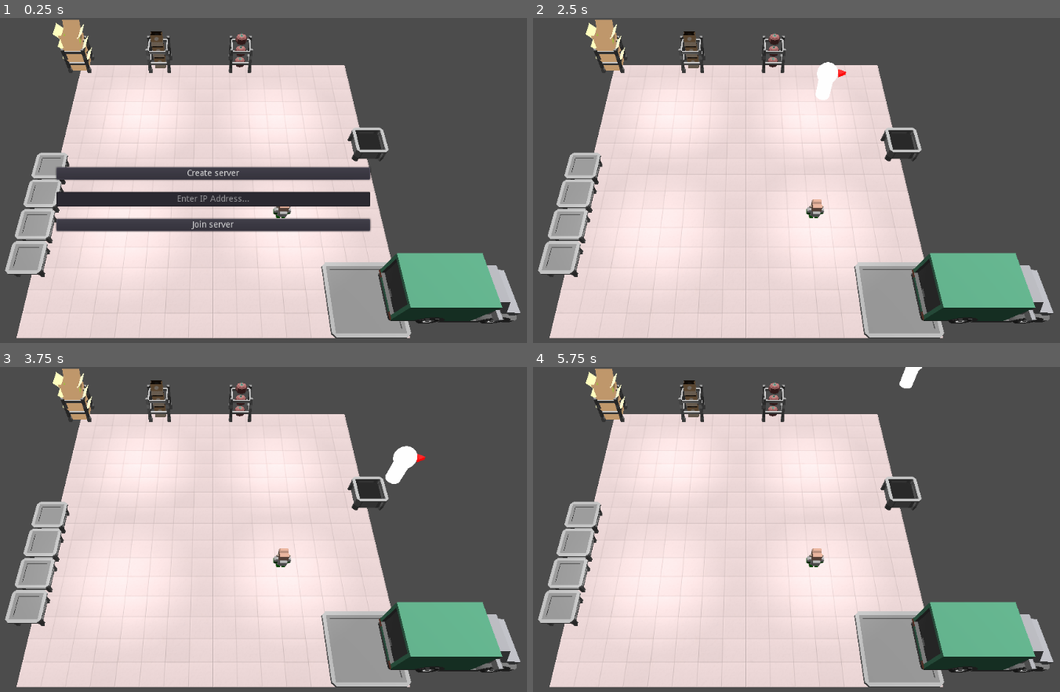
Above: before the commit, frames 1-4 (two rows, left to right).
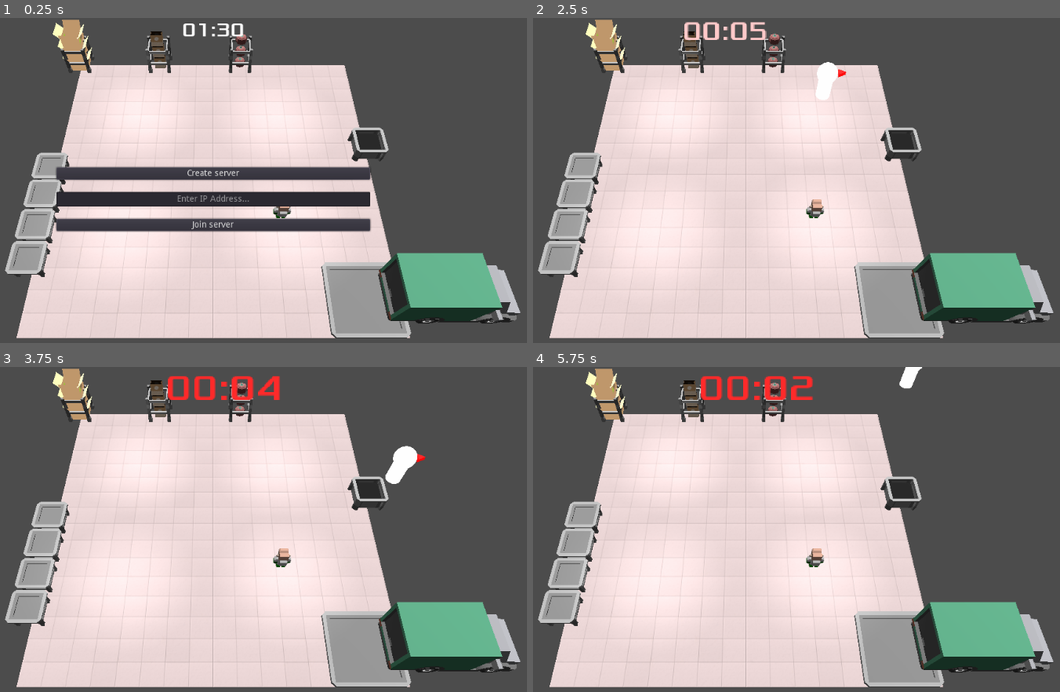
Above: after the commit, the same moments.

Repository: ogilliland/overcooked-warehouse-game
Game: Godot game, scene res://scenes/title_screen.tscn
Two runs of this game, one before a commit and one after it. Both use one fixed random seed, a clock stepped at 60 frames per second and the inputs below.
Inputs (mouse positions are in pixels of both pictures, inside the frame that each line leads up to):
- Up to frame 1 (0.25 s): no input
- Up to frame 2 (2.5 s): click (743, 200) at 0.52 s; type "12" at 0.6 s; click "Create server" at 1.25 s; tap Enter at 2 s; hold D (move_right) from 2.03 s (still down); hold Space (interact) from 2.03 s (still down)
- Up to frame 3 (3.75 s): release D (move_right) at 2.78 s; release Space (interact) at 2.78 s; hold S (move_down) 2.78-3.53 s; tap Space (interact) at 2.85 s; hold D (move_right) from 3.53 s (still down); hold Space (interact) from 3.53 s (still down)
- Up to frame 4 (5.75 s): release D (move_right) at 4.28 s; release Space (interact) at 4.28 s; hold W (move_up) 4.28-5.03 s; tap Space (interact) at 4.35 s; hold A (move_left) from 5.03 s (still down); hold Space (interact) from 5.03 s (still down)

The runs differ from the first frame. In frame 1, 0.2% of the frame differs, in the area x 34-47%, y 1-6%; in frame 2, 0.5%; in frame 3, 0.8%; in frame 4, 0.8%, in the area x 31-54%, y 2-11%.

Commit message:
Add round timer

Diff:
--- /dev/null
+++ b/scenes/hud.tscn
@@ -0,0 +1,7 @@
+[gd_scene load_steps=2 format=2]
+
+[ext_resource path="res://scenes/round_timer.tscn" type="PackedScene" id=1]
+
+[node name="HUD" type="CanvasLayer"]
+
+[node name="RoundTimerLabel" parent="." instance=ExtResource( 1 )]
--- /dev/null
+++ b/scenes/round_timer.tscn
@@ -0,0 +1,119 @@
+[gd_scene load_steps=6 format=2]
+
+[ext_resource path="res://scripts/round_timer.gd" type="Script" id=1]
+
+[sub_resource type="DynamicFontData" id=1]
+font_path = "res://fonts/Xolonium-Regular.ttf"
+
+[sub_resource type="DynamicFont" id=2]
+size = 32
+font_data = SubResource( 1 )
+
+[sub_resource type="Animation" id=3]
+resource_name = "blink 2"
+loop = true
+tracks/0/type = "value"
+tracks/0/path = NodePath(".:custom_colors/font_color")
+tracks/0/interp = 1
+tracks/0/loop_wrap = true
+tracks/0/imported = false
+tracks/0/enabled = true
+tracks/0/keys = {
+"times": PoolRealArray( 0.1, 0.5, 0.9 ),
+"transitions": PoolRealArray( 1, 1, 1 ),
+"update": 0,
+"values": [ Color( 1, 1, 1, 1 ), Color( 1, 0, 0, 1 ), Color( 1, 1, 1, 1 ) ]
+}
+tracks/1/type = "value"
+tracks/1/path = NodePath(".:rect_scale")
+tracks/1/interp = 1
+tracks/1/loop_wrap = true
+tracks/1/imported = false
+tracks/1/enabled = true
+tracks/1/keys = {
+"times": PoolRealArray( 0, 0.5, 0.9 ),
+"transitions": PoolRealArray( 1, 1, 1 ),
+"update": 0,
+"values": [ Vector2( 1, 1 ), Vector2( 2, 2 ), Vector2( 1, 1 ) ]
+}
+tracks/2/type = "value"
+tracks/2/path = NodePath(".:rect_pivot_offset")
+tracks/2/interp = 1
+tracks/2/loop_wrap = true
+tracks/2/imported = false
+tracks/2/enabled = true
+tracks/2/keys = {
+"times": PoolRealArray( 0, 0.5, 0.9 ),
+"transitions": PoolRealArray( 1, 1, 1 ),
+"update": 0,
+"values": [ Vector2( 230, 20 ), Vector2( 0, 0 ), Vector2( 230, 20 ) ]
+}
+
+[sub_resource type="Animation" id=4]
+resource_name = "idle"
+tracks/0/type = "value"
+tracks/0/path = NodePath(".:custom_colors/font_color")
+tracks/0/interp = 1
+tracks/0/loop_wrap = true
+tracks/0/imported = false
+tracks/0/enabled = true
+tracks/0/keys = {
+"times": PoolRealArray( 0 ),
+"transitions": PoolRealArray( 1 ),
+"update": 0,
+"values": [ Color( 1, 1, 1, 1 ) ]
+}
+tracks/1/type = "value"
+tracks/1/path = NodePath(".:rect_scale")
+tracks/1/interp = 1
+tracks/1/loop_wrap = true
+tracks/1/imported = false
+tracks/1/enabled = true
+tracks/1/keys = {
+"times": PoolRealArray( 0 ),
+"transitions": PoolRealArray( 1 ),
+"update": 0,
+"values": [ Vector2( 1, 1 ) ]
+}
+tracks/2/type = "value"
+tracks/2/path = NodePath(".:rect_pivot_offset")
+tracks/2/interp = 1
+tracks/2/loop_wrap = true
+tracks/2/imported = false
+tracks/2/enabled = true
+tracks/2/keys = {
+"times": PoolRealArray( 0 ),
+"transitions": PoolRealArray( 1 ),
+"update": 0,
+"values": [ Vector2( 230, 20 ) ]
+}
+
+[node name="Control" type="CenterContainer"]
+anchor_right = 1.0
+margin_bottom = 39.0
+
+[node name="RoundTimerLabel" type="Label" parent="."]
+margin_left = 461.0
+margin_right = 563.0
+margin_bottom = 39.0
+rect_pivot_offset = Vector2( 230, 20 )
+custom_colors/font_color = Color( 1, 1, 1, 1 )
+custom_fonts/font = SubResource( 2 )
+text = "01:30"
+align = 1
+valign = 1
+script = ExtResource( 1 )
+total_round_time = "0:6"
+panic_seconds_left = 5
+
+[node name="RoundTimer" type="Timer" parent="RoundTimerLabel"]
+
+[node name="UrgencyTween" type="Tween" parent="RoundTimerLabel"]
+repeat = true
+playback/repeat = true
+
+[node name="AnimationPlayer" type="AnimationPlayer" parent="RoundTimerLabel"]
+anims/blink = SubResource( 3 )
+anims/idle = SubResource( 4 )
+
+[connection signal="timeout" from="RoundTimerLabel/RoundTimer" to="RoundTimerLabel" method="_on_tick"]
--- a/scenes/title_screen.tscn
+++ b/scenes/title_screen.tscn
@@ -1,7 +1,8 @@
-[gd_scene load_steps=3 format=2]
+[gd_scene load_steps=4 format=2]
 
 [ext_resource path="res://scripts/title_screen.gd" type="Script" id=1]
 [ext_resource path="res://scenes/game.tscn" type="PackedScene" id=2]
+[ext_resource path="res://scenes/hud.tscn" type="PackedScene" id=3]
 
 [node name="TitleScreen" type="Control"]
 anchor_right = 1.0
@@ -19,6 +20,8 @@
 render_target_update_mode = 3
 
 [node name="Game" parent="ViewportContainer/Viewport" instance=ExtResource( 2 )]
+
+[node name="HUD" parent="ViewportContainer" instance=ExtResource( 3 )]
 
 [node name="MainMenu" type="VBoxContainer" parent="."]
 anchor_left = 0.25
--- /dev/null
+++ b/scripts/round_timer.gd
@@ -0,0 +1,44 @@
+extends Label
+
+signal round_over
+
+export var total_round_time: String = "2:00"
+export var panic_seconds_left: int = 20
+
+onready var timer: Timer = $RoundTimer
+onready var player: AnimationPlayer = $AnimationPlayer
+
+var total_seconds: int
+
+
+func init():
+	var parts: Array = total_round_time.split(":")
+	var minutes = int(parts[0])
+	var seconds = int(parts[1])
+	total_seconds = minutes * 60 + seconds
+
+
+func start():
+	init()
+	timer.start()
+
+
+func stop():
+	timer.stop()
+	player.get_animation("blink").loop = false
+	emit_signal("round_over")
+
+
+func stringify_time(seconds: int) -> String:
+	return "%02d:%02d" % [seconds / 60, seconds % 60]
+
+
+func _on_tick():
+	total_seconds -= 1
+	self.text = stringify_time(total_seconds)
+
+	if total_seconds == panic_seconds_left:
+		player.play("blink")
+
+	if total_seconds == 0:
+		stop()
--- a/scripts/title_screen.gd
+++ b/scripts/title_screen.gd
@@ -4,6 +4,8 @@
 onready var server_ip_input = $MainMenu/ServerIP
 onready var device_ip_label = $MainMenu/LocalIP
 onready var game = $ViewportContainer/Viewport/Game
+onready var round_timer = $ViewportContainer/HUD/RoundTimerLabel/RoundTimerLabel
+
 
 func _ready() -> void:
 	get_tree().connect("network_peer_connected", self, "_player_connected")
@@ -12,11 +14,13 @@
 
 	device_ip_label.text = Network.ip_address
 
+
 func _player_connected(id: int) -> void:
 	print_debug("Player " + str(id) + " has connected")
 
 	# Instance other players when a new client joins
 	game.instance_player(id)
+
 
 func _player_disconnected(id: int) -> void:
 	print_debug("Player " + str(id) + " has disconnected")
@@ -25,14 +29,18 @@
 	if game.has_node(str(id)):
 		game.get_node(str(id)).queue_free()
 
+
 # Instance a player's own avatar when they join a server
 func _server_connected() -> void:
 	yield(get_tree().create_timer(0.1), "timeout")
 	game.instance_player(get_tree().get_network_unique_id())
 
+
 func _on_create_server_pressed() -> void:
 	main_menu.hide()
 	Network.create_server()
+	round_timer.start()
+
 
 func _on_join_server_pressed() -> void:
 	if server_ip_input.text != "":
Binary file added: fonts/Xolonium-Regular.ttf
